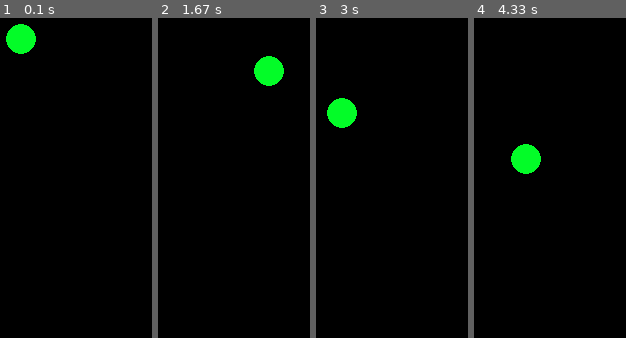
Above: before the commit, frames 1-4 (left to right).
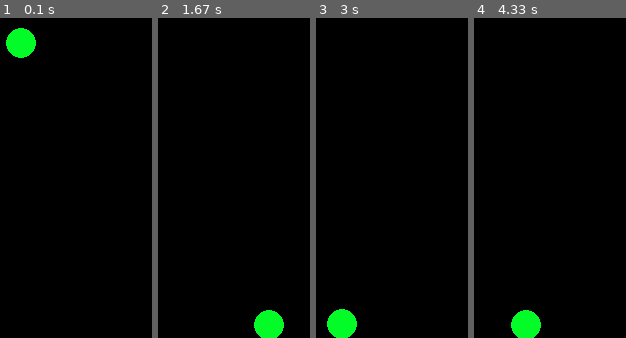
Above: after the commit, the same moments.

Repository: kamilxkruk/PyGamePlatformer
Game: pygame game, started from main.py
Two runs of this game, one before a commit and one after it. Both use one fixed random seed, a clock stepped at 60 frames per second and the inputs below.
Inputs:
- Up to frame 1 (0.1 s): no input
- Up to frame 2 (1.67 s): hold D 0.33-0.8 s; hold W 0.83-1.13 s; hold D 1.17-1.63 s
- Up to frame 3 (3 s): hold A 1.67-2.2 s; hold A 2.23-2.63 s; hold W from 2.67 s (still down)
- Up to frame 4 (4.33 s): release W at 3.03 s; hold D 3.07-3.7 s; hold A 3.73-4.2 s; hold D from 4.23 s (still down)

The runs differ from the first frame. In frame 1, 0.5% of the frame differs, in the area x 3-24%, y 1-13%; in frame 2, 2.8%; in frame 3, 2.8%, in the area x 7-27%, y 25-100%; in frame 4, 2.8%.

Commit message:
Modify settings

Diff:
--- a/settings.py
+++ b/settings.py
@@ -3,6 +3,11 @@
 FPS = 30
 
 FRICTION = 0.13
-GRAVITY = 0.3
+GRAVITY = 1.5
 
 BOX_SIZE = 15
+
+# colors
+WHITE = (255,255,255)
+BLACK = (0,0,0)
+GREEN = (0,255,0)
